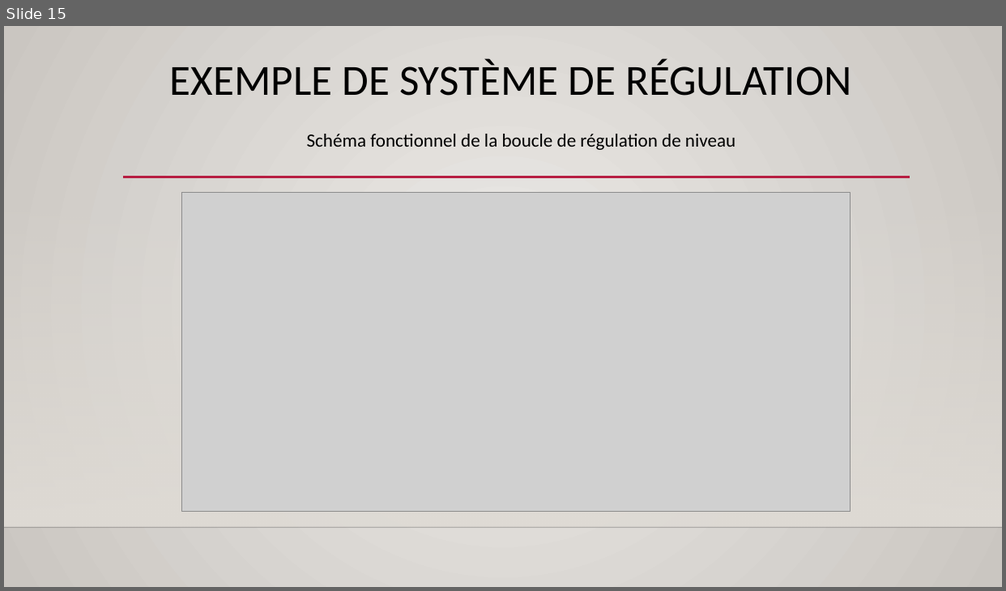
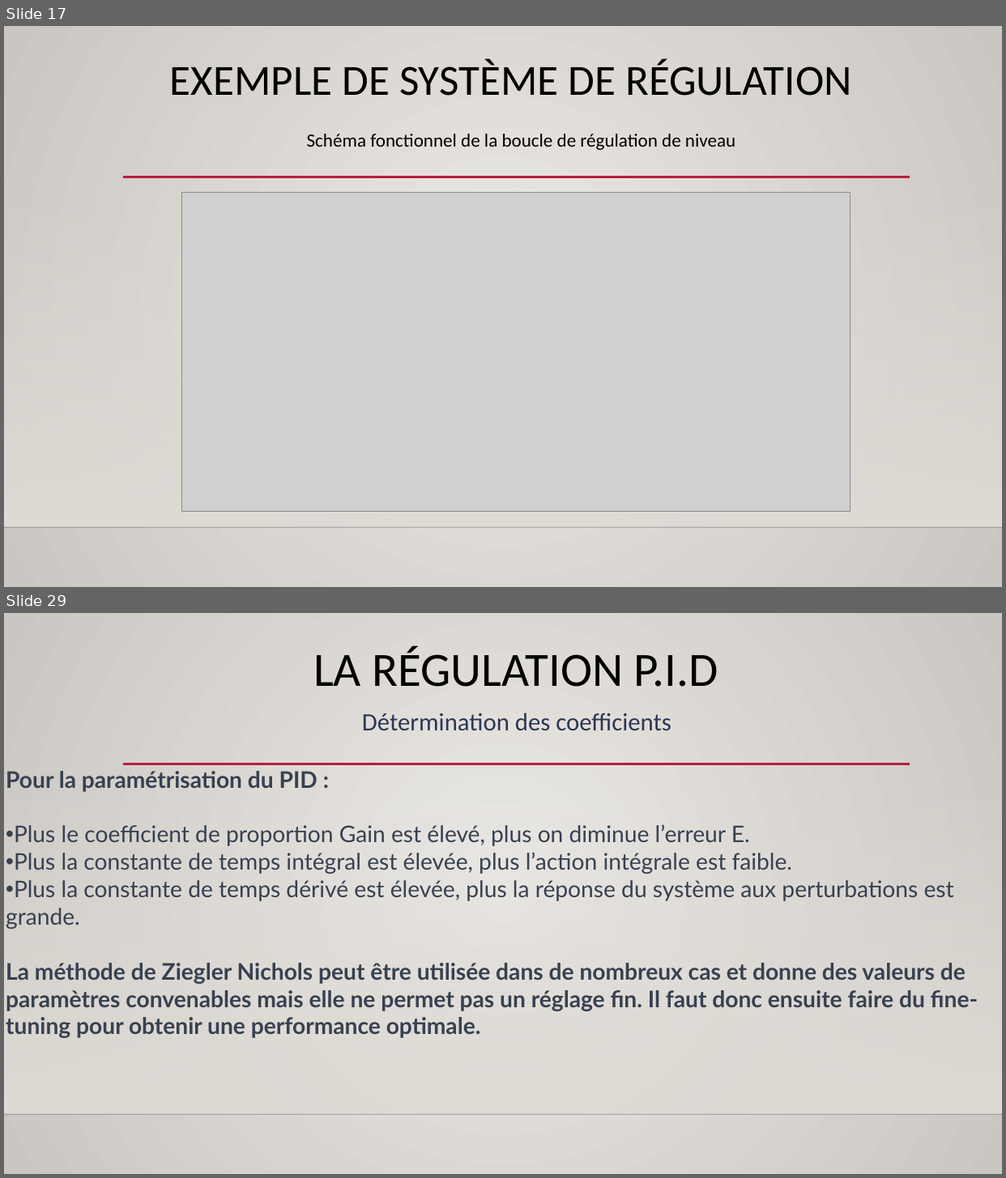
Before and after one commit to Aboudara/Document, a slide deck: Formation regulation.pptx. Shown one above the other, each under a label of ours: slide 15 before the commit, slides 17 and 29 after it; the slides between them are not shown. The pictures are 1006x591 and 1006x1178 pixels, drawn with LibreOffice and Linux fonts; fonts in the diff are those of the drawing; grey boxes stand for pictures; background and template pictures are left out. Boxes give left, top, right and bottom in pixels: in the first picture for what was removed or moved away, otherwise in the second. Text is boxed around its words. In the diff, an @@ line names an element or a change of style, - is before the commit and + after.

```diff
--- a/Formation regulation.pptx
+++ b/Formation regulation.pptx
@@ slide 29 added at (x1=4, y1=613, x2=1002, y2=1174), background gradient #ECEAE7 to #CAC7C1; not listed: 3 template elements that a slide beside it also shows @@
@@ title added at (x1=313, y1=646, x2=718, y2=687), 46 pt, text #000000 @@
+LA RÉGULATION P.I.D
@@ text added at (x1=362, y1=713, x2=671, y2=730), 24 pt, text #2C3753 @@
+Détermination des coefficients
@@ text added at (x1=6, y1=771, x2=978, y2=1038), 22 pt, text #374151, bold @@
+Pour la paramétrisation du PID :
+• Plus le coefficient de proportion Gain est élevé, plus on diminue l’erreur E.
+• Plus la constante de temps intégral est élevée, plus l’action intégrale est faible.
+• Plus la constante de temps dérivé est élevée, plus la réponse du système aux perturbations est grande.
+La méthode de Ziegler Nichols peut être utilisée dans de nombreux cas et donne des valeurs de paramètres convenables mais elle ne permet pas un réglage fin. Il faut donc ensuite faire du fine-tuning pour obtenir une performance optimale.
@@ what was slide 15 is now slide 17 @@
```
Also in this commit, not shown: 1 slide changed, 23 other slides added, 1 other file.
